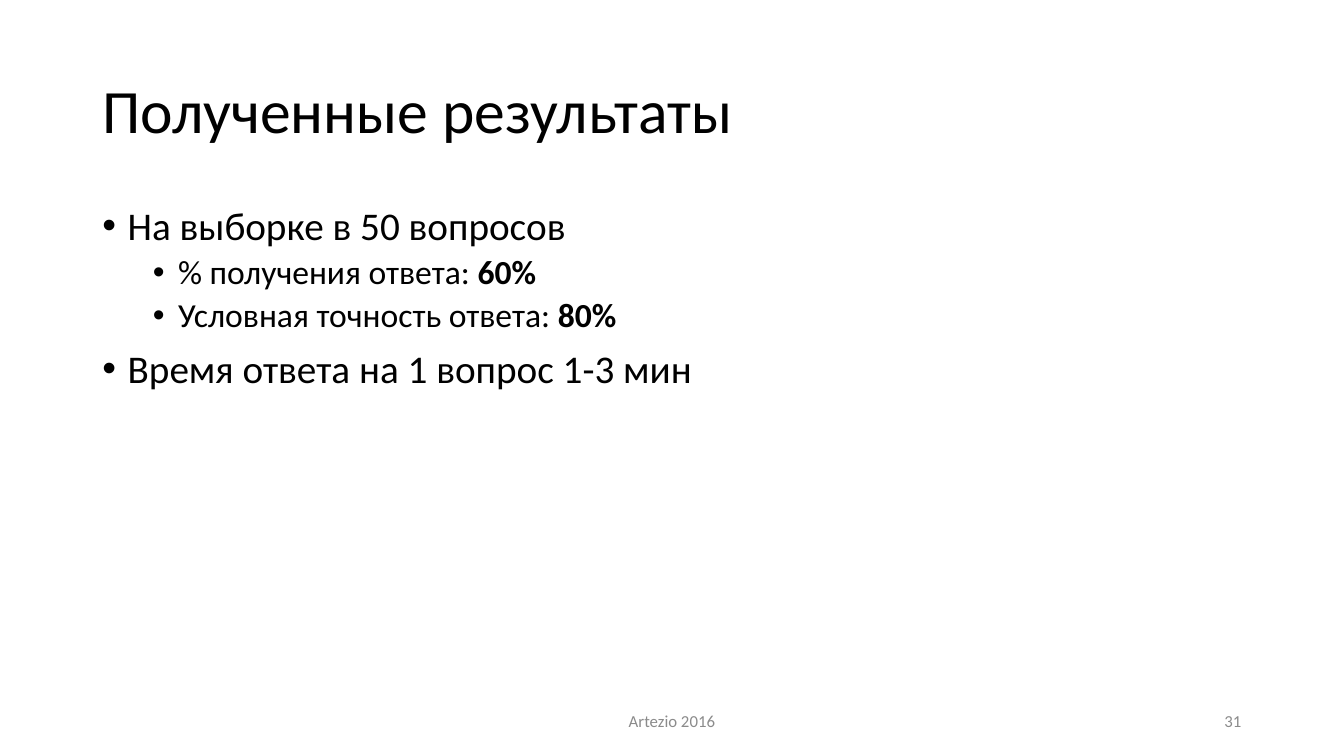
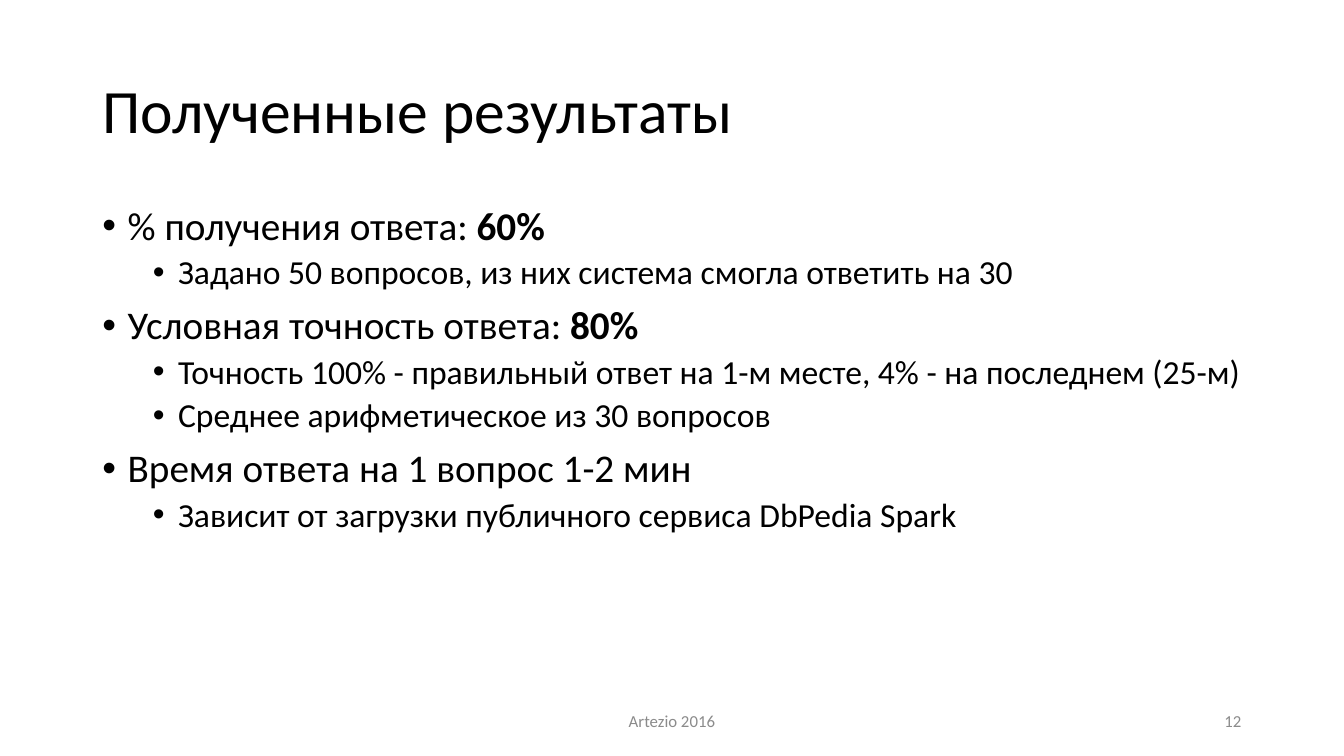
Before and after one commit to ike3/yodaqa, a slide deck: slide 12 of doc/Presentation.pptx (slide 31 before the commit). Drawn at 1344x756 pixels with LibreOffice and Linux fonts; fonts in the diff are those of the drawing. Boxes give left, top, right and bottom in pixels: in the first picture for what was removed or moved away, otherwise in the second. Text is boxed around its words. In the diff, an @@ line names an element or a change of style, - is before the commit and + after.

Commit message:
Presentation

```diff
--- a/doc/Presentation.pptx
+++ b/doc/Presentation.pptx
@@ text at (128,213,566,247): paragraph removed @@
-• На выборке в 50 вопросов
@@ text at (128,213,638,340): size 24 to 28 pt in "% получения ответа: 60%", "Условная точность ответа: 80%"; list level 2 to 1 in "% получения ответа: 60%"; list level 2 to 1 in "Условная точность ответа: 80%" @@
@@ text at (178,262,1013,290): paragraph added @@
+  • Задано 50 вопросов, из них система смогла ответить на 30
@@ text at (128,359,1239,533): text changed; size 28 to 24 pt @@
-• Время ответа на 1 вопрос 1-3 мин
+  • Точность 100% - правильный ответ на 1-м месте, 4% - на последнем (25-м)
+  • Среднее арифметическое из 30 вопросов
+• Время ответа на 1 вопрос 1-2 мин
+  • Зависит от загрузки публичного сервиса DbPedia Spark
@@ page number at (1224,716,1241,727): text changed @@
-31
+12
```
Also in this commit, not shown: 7 other slides changed, 5 slides added, 24 slides removed.
